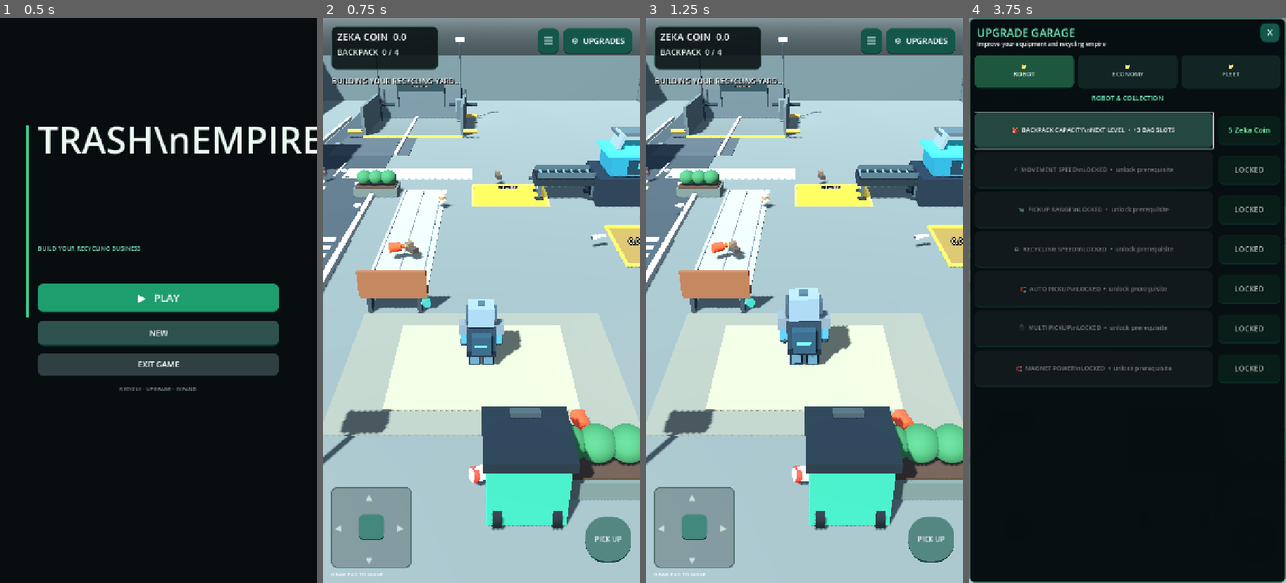
Above: before the commit, frames 1-4 (left to right).
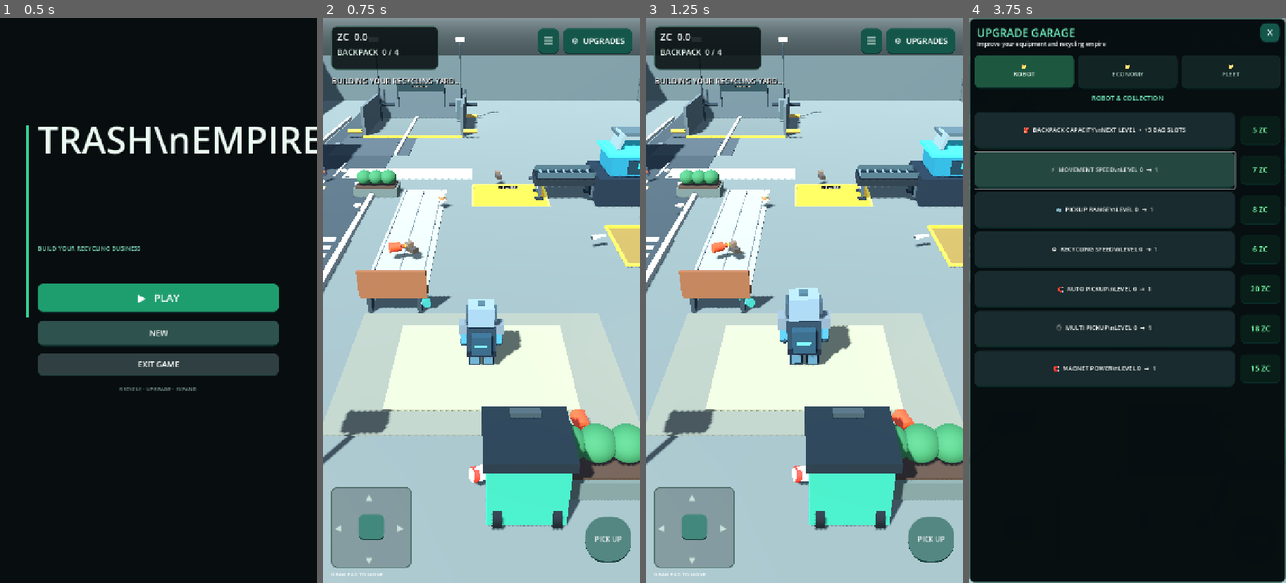
Above: after the commit, the same moments.

Repository: zekainstabot/trash-empire
Game: Godot game, scene res://Scenes/Main.tscn
The game is run twice, just before and just after one commit, with the same random seed, the same clock (stepped at 60 frames per second) and the same inputs.
Inputs:
- Up to frame 1 (0.5 s): no input
- Up to frame 2 (0.75 s): click "▶ PLAY" at 0.5 s
- Up to frame 3 (1.25 s): no input
- Up to frame 4 (3.75 s): click "PICK UP" at 1.25 s; click "⚙ UPGRADES" at 2 s; click "🎒 BACKPACK CAPACITY\nNEXT LEV…" at 2.75 s; click "🎒 BACKPACK CAPACITY\nNEXT LEV…" (after the commit: "⚡ MOVEMENT SPEED\nLEVEL 0 → 1") at 3.5 s

Frame 1 is identical in both runs. In frame 2, 0.2% of the frame differs, in the area x 6-100%, y 2-41%; in frame 3, 0.2%; in frame 4, 13%, in the area x 1-96%, y 16-66%.

Commit message:
Use ZC currency shorthand and make every upgrade available

Diff:
--- a/Scripts/main.gd
+++ b/Scripts/main.gd
@@ -412,7 +412,7 @@
 	var costs := [0.0, 12.0, 35.0, 80.0, 160.0]
 	var cost: float = costs[factory_stage]
 	if money < cost:
-		_set_message("You need %.0f Zeka Coin to add the next factory machine." % cost)
+		_set_message("You need %.0f ZC to add the next factory machine." % cost)
 		return
 	if not await _pay_gradually(cost):
 		return
@@ -435,7 +435,7 @@
 	else:
 		var costs := [0.0, 12.0, 35.0, 80.0, 160.0]
 		var names := ["", "", "ADD SHREDDER", "ADD GRANULATOR", "ADD TEDDY BEAR FACTORY", "ADD PACKAGING + TRUCK"]
-		label.text = "%s\n%.0f Zeka Coin" % [names[factory_stage + 1], costs[factory_stage]]
+		label.text = "%s\n%.0f ZC" % [names[factory_stage + 1], costs[factory_stage]]
 
 func _build_factory_expansion() -> void:
 	if not is_instance_valid(factory_visual_root):
@@ -534,7 +534,7 @@
 	var costs := [0.0, 12.0, 35.0, 80.0, 160.0]
 	var names := ["", "", "SHREDDER", "GRANULATOR", "TEDDY BEAR FACTORY", "PACKAGING + TRUCK"]
 	var cost: float = costs[factory_stage]
-	factory_build_label.text = "BUILD %s\n%.1f Zeka Coin / %.0f Zeka Coin\nSTAY HERE TO PAY" % [names[factory_stage + 1], factory_build_paid, cost]
+	factory_build_label.text = "BUILD %s\n%.1f ZC / %.0f ZC\nSTAY HERE TO PAY" % [names[factory_stage + 1], factory_build_paid, cost]
 
 func _build_factory_module(stage: int) -> void:
 	var z_positions := [0.0, 0.0, -0.5, 5.0, 10.5, 16.0]
@@ -933,7 +933,7 @@
 	panel.size = Vector2(245, 100)
 	panel.add_theme_stylebox_override("panel", _panel_style(Color(0.035, 0.065, 0.075, 0.88)))
 	layer.add_child(panel)
-	money_label = _label("ZEKA COIN  0", Vector2(32, 27), 22, layer)
+	money_label = _label("ZC  0", Vector2(32, 27), 22, layer)
 	bag_label = _label("BAG  0 / 5", Vector2(32, 64), 18, layer)
 
 	message_label = _label("Collect litter around the yard.", Vector2(20, 130), 17, layer)
@@ -1326,7 +1326,7 @@
 			upgrade_row.add_child(row)
 
 			var price_panel := PanelContainer.new()
-			price_panel.custom_minimum_size = Vector2(142, 66)
+			price_panel.custom_minimum_size = Vector2(92, 66)
 			price_panel.size_flags_vertical = Control.SIZE_SHRINK_CENTER
 			price_panel.add_theme_stylebox_override("panel", _button_style(Color(0.035, 0.12, 0.095)))
 			upgrade_row.add_child(price_panel)
@@ -1359,7 +1359,7 @@
 
 func _purchase_upgrade_branch(branch: String) -> void:
 	if not _skill_branch_unlocked(branch):
-		_set_message("Locked: upgrade the required branch first.")
+		_set_message("")
 		return
 	var next_level := _skill_level(branch) + 1
 	if branch == "capacity":
@@ -1489,30 +1489,13 @@
 		"packaging": return packaging_upgrade_level
 	return 0
 
-func _skill_branch_unlocked(branch: String) -> bool:
-	match branch:
-		"capacity": return true
-		"speed", "range", "unload": return upgrade_level >= 2
-		"technology": return speed_upgrade_level >= 4
-		"value": return technology_upgrade_level >= 4
-		"supply": return equipment_upgrade_level >= 4
-		"auto": return unload_upgrade_level >= 4
-		"luck": return spawn_upgrade_level >= 4
-		"respawn": return spawn_upgrade_level >= 4
-		"magnet_power": return auto_pickup_level >= 3
-		"bulk_pickup": return equipment_upgrade_level >= 4
-		"drones": return luck_upgrade_level >= 2
-		"rare_drops": return luck_upgrade_level >= 2
-		"city_truck": return spawn_upgrade_level >= 4
-		"city_fleet": return city_truck_upgrade_level >= 1
-		"dispatch", "fleet": return factory_stage >= 5 and drone_level >= 3
-		"truck_capacity": return factory_stage >= 5 and fleet_upgrade_level >= 3
-		"packaging": return factory_stage >= 5 and dispatch_upgrade_level >= 3
-	return false
+func _skill_branch_unlocked(_branch: String) -> bool:
+	# Every upgrade category is available from the beginning; progression is by price and level only.
+	return true
 
 func _purchase_skill_node(branch: String, level: int) -> void:
 	if not _skill_branch_unlocked(branch):
-		_set_message("This skill path is still locked. Upgrade its connected path first.")
+		_set_message("")
 		return
 	if level != _skill_level(branch) + 1 or level > 3:
 		_set_message("Unlock the connected previous skill level first.")
@@ -1554,10 +1537,10 @@
 			price_label.text = "MAX"
 			price_label.add_theme_color_override("font_color", Color(0.65, 0.82, 0.72))
 		elif not unlocked:
-			button.text = "%s  %s\\nLOCKED  •  unlock prerequisite" % [icon, node.title]
-			button.disabled = true
-			price_label.text = "LOCKED"
-			price_label.add_theme_color_override("font_color", Color(0.72, 0.72, 0.72))
+			button.text = "%s  %s\\nLEVEL %d  →  %d" % [icon, node.title, current, current + 1]
+			button.disabled = false
+			price_label.text = "%.0f ZC" % _upgrade_cost(float(base_costs.get(branch, 4.0)), current + 1)
+			price_label.add_theme_color_override("font_color", Color(0.48, 1.0, 0.68))
 		else:
 			var price := _upgrade_cost(float(base_costs.get(branch, 4.0)), current + 1)
 			var next_level := current + 1
@@ -1567,7 +1550,7 @@
 				button.text = "%s  %s\\nNEXT LEVEL  •  +3 BAG SLOTS" % [icon, node.title]
 			else:
 				button.text = "%s  %s\\nLEVEL %d  →  %d" % [icon, node.title, current, next_level]
-			price_label.text = "%.0f Zeka Coin" % price
+			price_label.text = "%.0f ZC" % price
 			price_label.add_theme_color_override("font_color", Color(0.48, 1.0, 0.68))
 			button.disabled = false
 
@@ -1660,7 +1643,7 @@
 			var rare_type := String(nearest.get_meta("rare_type"))
 			var bonus := 8.0 if rare_type == "gold" else 2.0
 			money += bonus
-			_set_message("%s rare scrap found! Bonus +%.2f Zeka Coin" % [rare_type.to_upper(), bonus])
+			_set_message("%s rare scrap found! Bonus +%.2f ZC" % [rare_type.to_upper(), bonus])
 		nearest.queue_free()
 		trash_nodes.erase(nearest)
 		carried += 1
@@ -1805,10 +1788,10 @@
 			# The teddy bear sale is a separate bonus; recycling income is still paid now.
 			var teddy_sale_bonus := item_value * 4.0
 			_spawn_conveyor_item(teddy_sale_bonus)
-			_set_message("Recycling +%.2f Zeka Coin | Teddy bear queued for extra sale +%.2f Zeka Coin" % [item_value, teddy_sale_bonus])
+			_set_message("Recycling +%.2f ZC | Teddy bear queued for extra sale +%.2f ZC" % [item_value, teddy_sale_bonus])
 		else:
 			_spawn_conveyor_item(item_value)
-			_set_message("Conveyor recycling... +%.2f Zeka Coin" % item_value)
+			_set_message("Conveyor recycling... +%.2f ZC" % item_value)
 		_update_ui()
 		_save_game()
 		if carried == 0:
@@ -1824,7 +1807,7 @@
 func _upgrade_bag() -> void:
 	var cost := _upgrade_cost(5.0, upgrade_level)
 	if money < cost:
-		_set_message("You need %.1f Zeka Coin to complete this purchase." % cost)
+		_set_message("You need %.1f ZC to complete this purchase." % cost)
 		return
 	if not await _pay_gradually(cost):
 		return
@@ -1838,7 +1821,7 @@
 func _upgrade_speed() -> void:
 	var cost := _upgrade_cost(7.0, speed_upgrade_level)
 	if money < cost:
-		_set_message("You need %.1f Zeka Coin to complete this purchase." % cost)
+		_set_message("You need %.1f ZC to complete this purchase." % cost)
 		return
 	if not await _pay_gradually(cost):
 		return
@@ -1852,7 +1835,7 @@
 func _upgrade_unload() -> void:
 	var cost := _upgrade_cost(6.0, unload_upgrade_level)
 	if money < cost:
-		_set_message("You need %.1f Zeka Coin to complete this purchase." % cost)
+		_set_message("You need %.1f ZC to complete this purchase." % cost)
 		return
 	if not await _pay_gradually(cost):
 		return
@@ -1865,7 +1848,7 @@
 func _upgrade_equipment() -> void:
 	var cost := _upgrade_cost(8.0, equipment_upgrade_level)
 	if money < cost:
-		_set_message("You need %.1f Zeka Coin to complete this purchase." % cost)
+		_set_message("You need %.1f ZC to complete this purchase." % cost)
 		return
 	if not await _pay_gradually(cost):
 		return
@@ -1879,7 +1862,7 @@
 func _upgrade_technology() -> void:
 	var cost := _upgrade_cost(8.0, technology_upgrade_level)
 	if money < cost:
-		_set_message("You need %.1f Zeka Coin to complete this purchase." % cost)
+		_set_message("You need %.1f ZC to complete this purchase." % cost)
 		return
 	if not await _pay_gradually(cost):
 		return
@@ -1909,7 +1892,7 @@
 func _upgrade_luck() -> void:
 	var cost := _upgrade_cost(6.0, luck_upgrade_level)
 	if money < cost:
-		_set_message("You need %.1f Zeka Coin to complete this purchase." % cost)
+		_set_message("You need %.1f ZC to complete this purchase." % cost)
 		return
 	if not await _pay_gradually(cost):
 		return
@@ -1922,7 +1905,7 @@
 func _upgrade_drones() -> void:
 	var cost := _upgrade_cost(25.0, drone_level + 1)
 	if money < cost:
-		_set_message("You need %.1f Zeka Coin to complete this purchase." % cost)
+		_set_message("You need %.1f ZC to complete this purchase." % cost)
 		return
 	if not await _pay_gradually(cost):
 		return
@@ -1936,7 +1919,7 @@
 func _upgrade_magnet_power() -> void:
 	var cost := _upgrade_cost(15.0, magnet_power_level)
 	if money < cost:
-		_set_message("You need %.1f Zeka Coin to complete this purchase." % cost)
+		_set_message("You need %.1f ZC to complete this purchase." % cost)
 		return
 	if not await _pay_gradually(cost):
 		return
@@ -1951,7 +1934,7 @@
 func _upgrade_trash_value() -> void:
 	var cost := _upgrade_cost(12.0, trash_value_upgrade_level)
 	if money < cost:
-		_set_message("You need %.1f Zeka Coin to complete this purchase." % cost)
+		_set_message("You need %.1f ZC to complete this purchase." % cost)
 		return
 	if not await _pay_gradually(cost):
 		return
@@ -1968,7 +1951,7 @@
 func _upgrade_spawn() -> void:
 	var cost := _upgrade_cost(6.0, spawn_upgrade_level)
 	if money < cost:
-		_set_message("You need %.1f Zeka Coin to complete this purchase." % cost)
+		_set_message("You need %.1f ZC to complete this purchase." % cost)
 		return
 	if not await _pay_gradually(cost):
 		return
@@ -1981,7 +1964,7 @@
 func _upgrade_respawn() -> void:
 	var cost := _upgrade_cost(55.0, respawn_level + 1)
 	if money < cost:
-		_set_message("You need %.1f Zeka Coin to complete this purchase." % cost)
+		_set_message("You need %.1f ZC to complete this purchase." % cost)
 		return
 	if not await _pay_gradually(cost):
 		return
@@ -2019,7 +2002,7 @@
 func _upgrade_bulk_pickup() -> void:
 	var cost := _upgrade_cost(30.0, bulk_pickup_level + 1)
 	if money < cost:
-		_set_message("You need %.1f Zeka Coin to complete this purchase." % cost)
+		_set_message("You need %.1f ZC to complete this purchase." % cost)
 		return
 	if not await _pay_gradually(cost):
 		return
@@ -2033,7 +2016,7 @@
 func _upgrade_auto_pickup() -> void:
 	var cost := _upgrade_cost(20.0, auto_pickup_level + 1)
 	if money < cost:
-		_set_message("You need %.1f Zeka Coin to complete this purchase." % cost)
+		_set_message("You need %.1f ZC to complete this purchase." % cost)
 		return
 	if not await _pay_gradually(cost):
 		return
@@ -2164,12 +2147,12 @@
 		if is_instance_valid(zone):
 			var label := zone.get_node_or_null("UnlockZoneLabel") as Label3D
 			if is_instance_valid(label):
-				label.text = "UNLOCKING DISTRICT %d\n%.1f Zeka Coin / %.0f Zeka Coin" % [yard_stage + 1, district_build_paid, cost]
+				label.text = "UNLOCKING DISTRICT %d\n%.1f ZC / %.0f ZC" % [yard_stage + 1, district_build_paid, cost]
 	if district_build_paid >= cost - 0.001:
 		_complete_district_unlock()
 	elif money <= 0.001 and not district_no_money_notified:
 		district_no_money_notified = true
-		_set_message("Need %.1f more Zeka Coin to unlock this district. Stay here to continue." % (cost - district_build_paid))
+		_set_message("Need %.1f more ZC to unlock this district. Stay here to continue." % (cost - district_build_paid))
 
 func _complete_district_unlock() -> void:
 	district_build_active = false
@@ -2592,7 +2575,7 @@
 	return point
 
 func _update_ui() -> void:
-	money_label.text = "ZEKA COIN  %.1f" % money
+	money_label.text = "ZC  %.1f" % money
 	bag_label.text = "BACKPACK  %d / %d" % [carried, capacity]
 	var is_full := carried >= capacity
 	var bag_color := Color(1.0, 0.20, 0.16) if is_full else Color(0.88, 0.96, 0.92)
@@ -2941,7 +2924,7 @@
 		money += sold_value
 		_update_ui()
 		_save_game()
-		_set_message("Teddy bear delivered! Extra sale +%.2f Zeka Coin" % sold_value)
+		_set_message("Teddy bear delivered! Extra sale +%.2f ZC" % sold_value)
 		_load_next_teddy_package(truck_index, loaded_count + 1)
 	)
 
